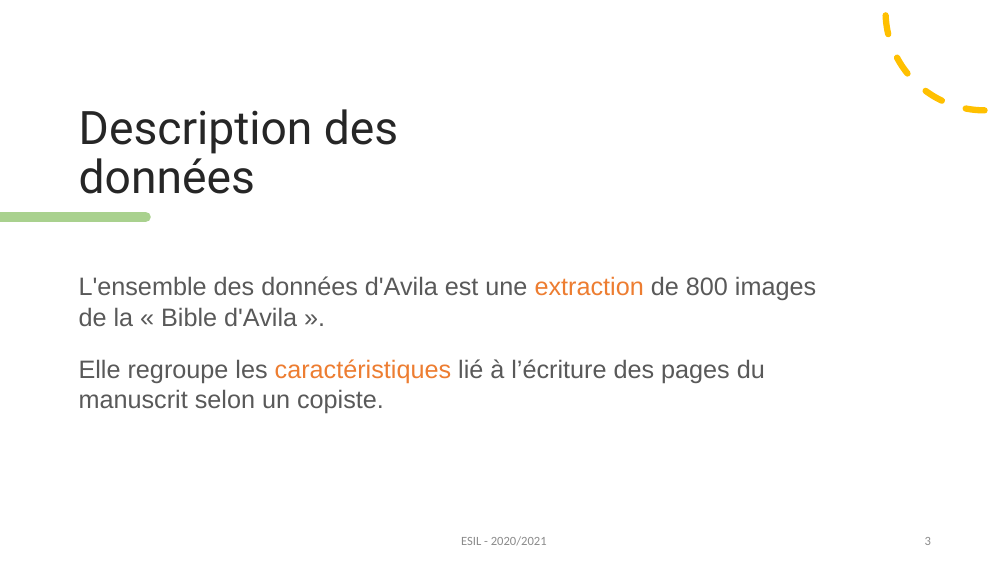
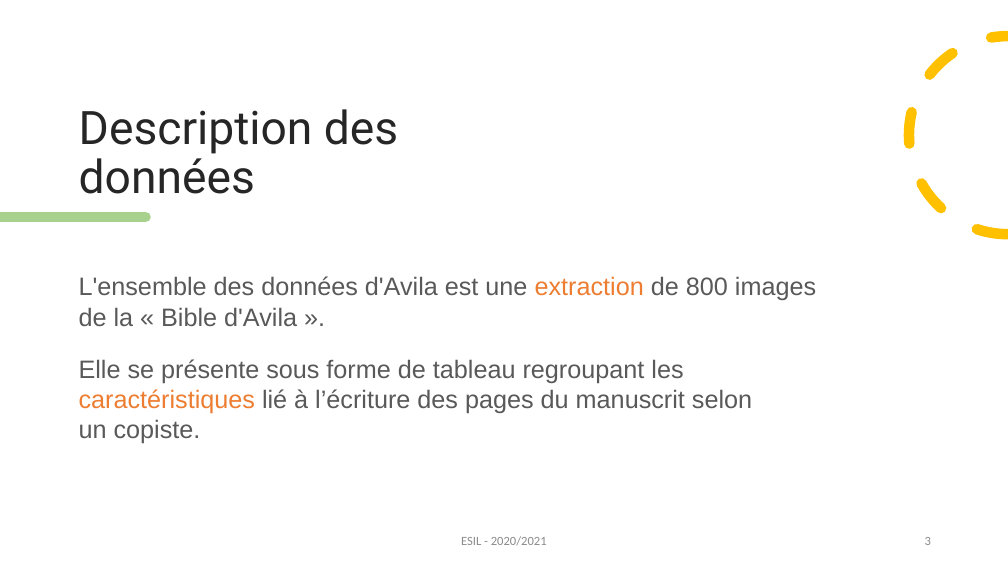
Before and after one commit to virtuel75/avila-analysis, a slide deck: slide 3 of docs/Avila analysis - Presentation.pptx. Drawn at 1008x567 pixels with LibreOffice and Linux fonts; fonts in the diff are those of the drawing. Boxes give left, top, right and bottom in pixels: in the first picture for what was removed or moved away, otherwise in the second. Text is boxed around its words. In the diff, an @@ line names an element or a change of style, - is before the commit and + after.

```diff
--- a/docs/Avila analysis - Presentation.pptx
+++ b/docs/Avila analysis - Presentation.pptx
@@ arc (boxed as its full ellipse): place and size @@
-arc (boxed as its full ellipse) at box(885, 0, 1008, 110)
+arc (boxed as its full ellipse) at box(909, 36, 1008, 234)
@@ arc (boxed as its full ellipse) at box(909, 36, 1008, 234): outline #FFC000 6 pt dashed to #FFC000 10 pt dashed; proportions changed @@
@@ text at box(79, 359, 752, 443): text changed @@
-Elle regroupe les caractéristiques lié à l’écriture des pages du manuscrit selon un copiste.
+Elle se présente sous forme de tableau regroupant les caractéristiques lié à l’écriture des pages du manuscrit selon un copiste.
```
Also in this commit, not shown: 3 other slides changed, 3 slides added, 2 slides removed, 1 other file.
